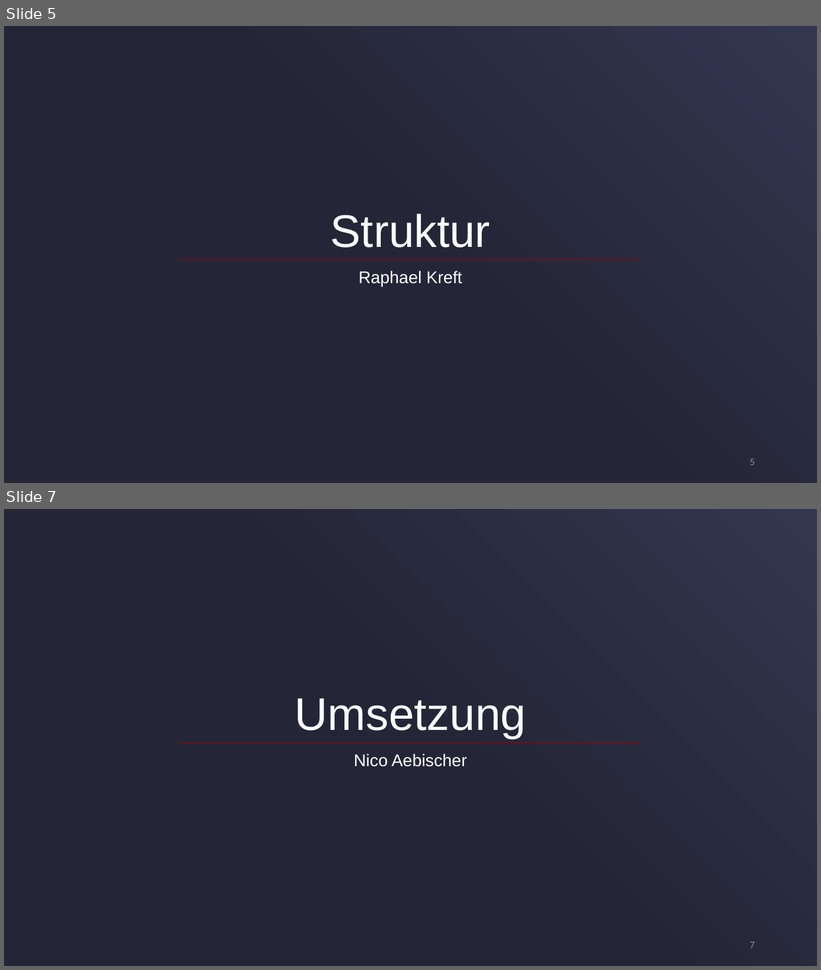
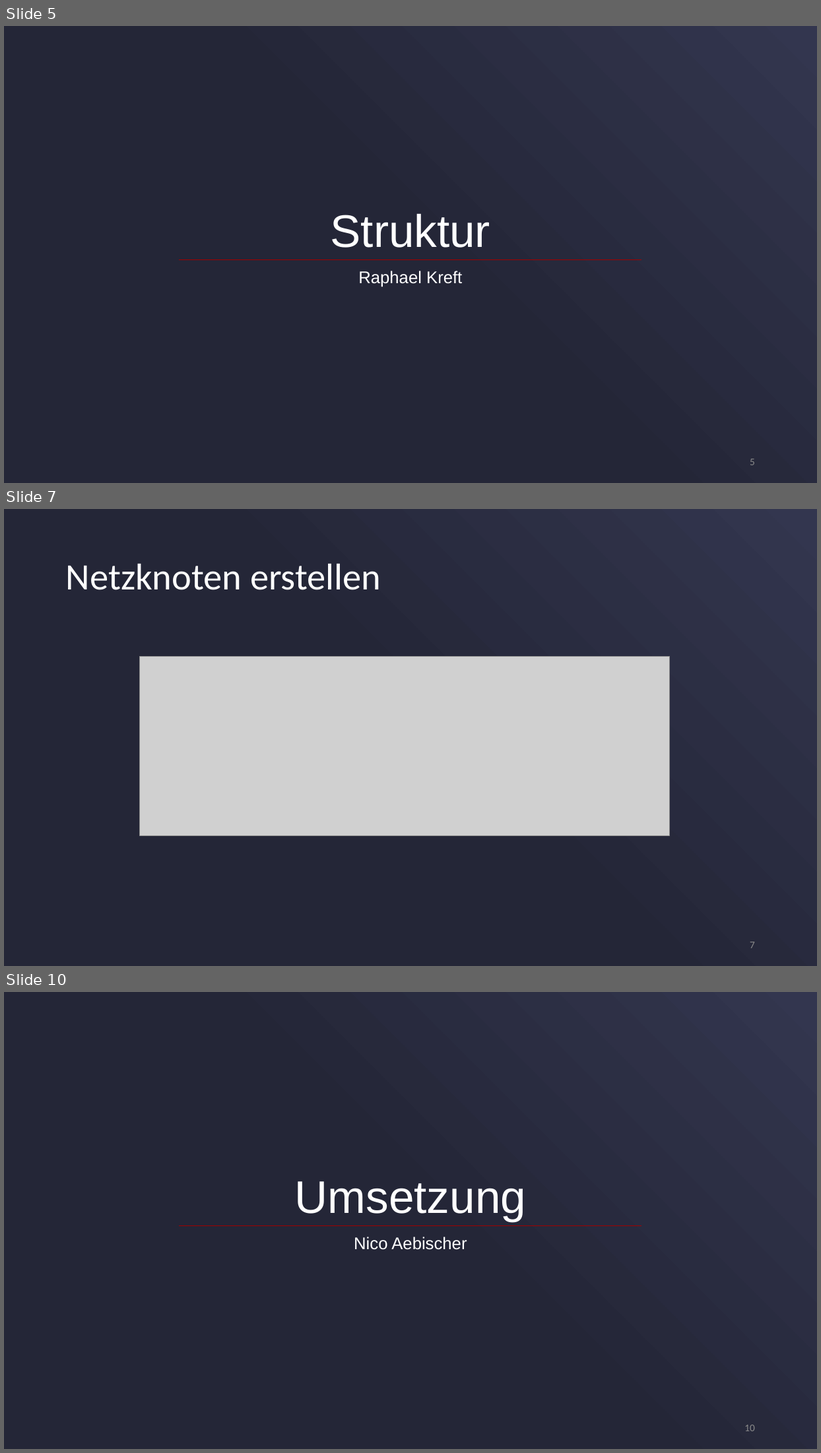
Before and after one commit to cn-uofbasel/BACnet, a slide deck: 21-fs-ias-lec/3-BACnetCore/Documents/presentation.pptx. Shown one above the other, each under a label of ours: slides 5 and 7 before the commit, slides 5, 7 and 10 after it; the slides between them are not shown. The pictures are 821x970 and 821x1453 pixels, drawn with LibreOffice and Linux fonts; fonts in the diff are those of the drawing; grey boxes stand for pictures. Boxes give left, top, right and bottom in pixels: in the first picture for what was removed or moved away, otherwise in the second. Text is boxed around its words. In the diff, an @@ line names an element or a change of style, - is before the commit and + after.

```diff
--- a/21-fs-ias-lec/3-BACnetCore/Documents/presentation.pptx
+++ b/21-fs-ias-lec/3-BACnetCore/Documents/presentation.pptx
@@ slide 7 added at (4, 509, 817, 966), background gradient #242637 to #33364F @@
@@ title added at (66, 563, 381, 590), 44 pt, text #FFFFFF @@
+Netzknoten erstellen
@@ picture added at (140, 656, 670, 836) @@
@@ page number added at (750, 942, 755, 949), 12 pt, text #8C8C8C @@
+7
@@ what was slide 7 is now slide 10 @@
@@ page number at (745, 1425, 755, 1432): text changed @@
-7
+10
```
Also in this commit, not shown: 1 slide changed, 2 other slides added, 4 other files.
